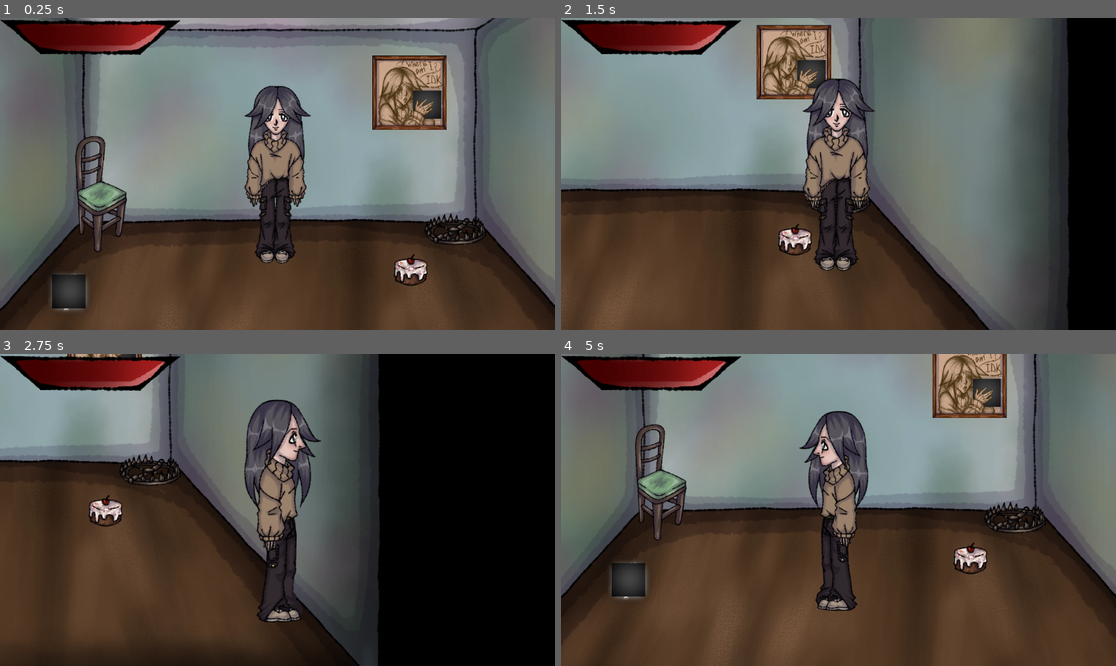
Above: before the commit, frames 1-4 (two rows, left to right).
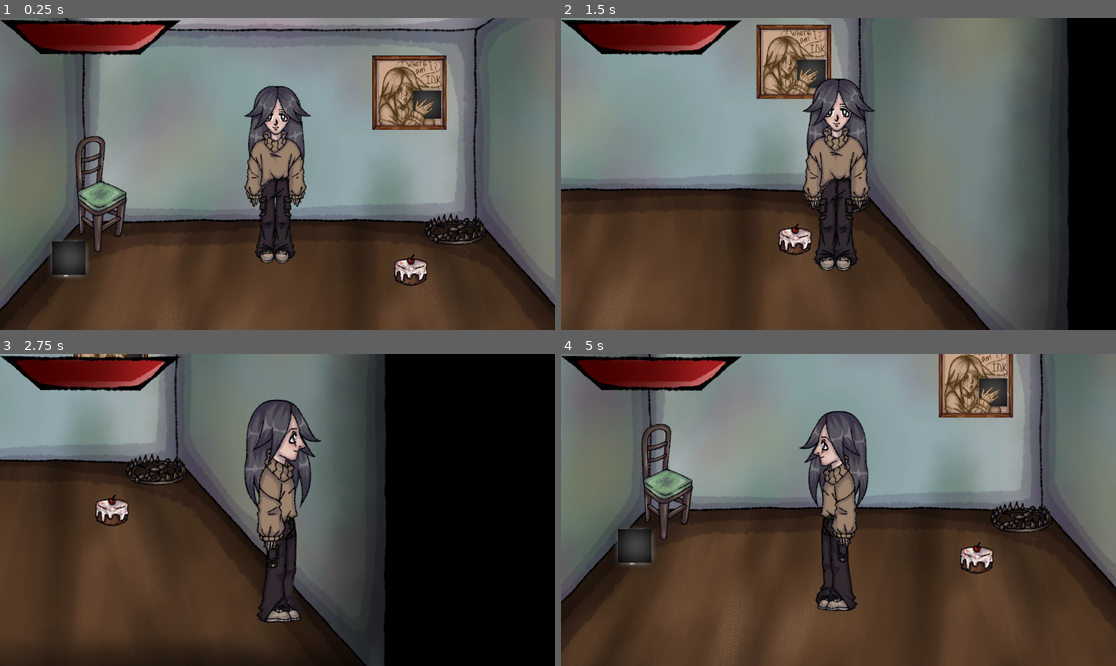
Above: after the commit, the same moments.

Repository: usynin78-web/ayak
Game: Godot game, scene res://loc/roomtest/roomtest.tscn
Two runs of this game, one before a commit and one after it. Both use one fixed random seed, a clock stepped at 60 frames per second and the inputs below. This scene is started directly instead of the project's main scene.
Inputs (mouse positions are in pixels of both pictures, inside the frame that each line leads up to):
- Up to frame 1 (0.25 s): no input
- Up to frame 2 (1.5 s): tap Enter at 0.5 s; move the mouse to (960, 158) at 0.52 s; hold D (ui_right) 0.53-1.28 s; hold Shift (ui_shift) 0.53-1.28 s; click (960, 158) at 0.6 s; move the mouse to (727, 189) at 1.27 s; hold S (ui_down) from 1.28 s (still down); tap Shift (ui_shift) at 1.35 s
- Up to frame 3 (2.75 s): click (166, 525) at 1.55 s; move the mouse to (333, 441) at 2.02 s; release S (ui_down) at 2.03 s; hold D (ui_right) from 2.03 s (still down); hold Shift (ui_shift) from 2.03 s (still down); click (333, 441) at 2.1 s
- Up to frame 4 (5 s): move the mouse to (810, 572) at 2.77 s; release D (ui_right) at 2.78 s; release Shift (ui_shift) at 2.78 s; hold W (ui_up) 2.78-3.53 s; tap E (interact) at 2.85 s; click (810, 572) at 3.05 s; move the mouse to (1005, 556) at 3.52 s; hold Shift (ui_shift) 3.53-4.28 s; hold A (ui_left) from 3.53 s (still down); move the mouse to (672, 463) at 4.27 s; click (672, 463) at 4.35 s

The runs differ from the first frame. In frame 1, 1.0% of the frame differs, in the area x 9-16%, y 71-95%; in frame 2, 0.8%; in frame 3, 3.7%; in frame 4, 8.4%, in the area x 0-100%, y 0-96%.

Commit message:
Add attack cooldown and adjust cube colliders
Add ATTACK_COOLDOWN and can_attack to c3.gd and gate attack input. Implement _attack logic to ignore dead player, gather nodes in group "damageable", check distance (200px), find HealthComponent, call take_damage(25), and await a cooldown timer before allowing another attack. Clean up/normalize spacing and add debug prints.

Adjust scene resources: increase c3 capsule height in c3.tscn. In cube.tscn enlarge collision shapes, reposition collision shapes, and change the cube root from CharacterBody2D to StaticBody2D (making it non-movable). Update roomtest.tscn to reposition the cube instance accordingly.

Diff:
--- a/animch/c3/c3.gd
+++ b/animch/c3/c3.gd
@@ -2,6 +2,9 @@
 
 const SPEED := 350
 const RUN_MULTIPLIER := 2
+
+# Время между ударами.
+const ATTACK_COOLDOWN := 0.2
 
 @onready var sprite_front: Sprite2D = $c3f
 @onready var sprite_back: Sprite2D = $c3b
@@ -18,126 +21,139 @@
 # Если true — движение полностью остановится.
 var is_dead: bool = false
 
+# Можно ли атаковать сейчас.
+var can_attack: bool = true
+
 
 func _ready() -> void:
-    global_position = CheckpointManager.get_spawn_position(global_position)
+ global_position = CheckpointManager.get_spawn_position(global_position)
 
-    hide_all_sprites()
-    sprite_front.visible = true
+ hide_all_sprites()
+ sprite_front.visible = true
 
-    # Подключаем сигнал смерти.
-    # Когда здоровье закончится, вызовется _on_died().
-    health_component.died.connect(_on_died)
+ # Подключаем сигнал смерти.
+ # Когда здоровье закончится, вызовется _on_died().
+ health_component.died.connect(_on_died)
 
 
 func _physics_process(_delta: float) -> void:
-    # Если Кир мёртв — прекращаем обработку движения.
-    if is_dead:
-        velocity = Vector2.ZERO
-        move_and_slide()
-        return
+ # Если Кир мёртв — прекращаем обработку движения.
+ if is_dead:
+  velocity = Vector2.ZERO
+  move_and_slide()
+  return
 
-    var input_vector := Vector2(
-        Input.get_action_strength("ui_right") - Input.get_action_strength("ui_left"),
-        Input.get_action_strength("ui_down") - Input.get_action_strength("ui_up")
-    ).normalized()
+ var input_vector := Vector2(
+  Input.get_action_strength("ui_right") - Input.get_action_strength("ui_left"),
+  Input.get_action_strength("ui_down") - Input.get_action_strength("ui_up")
+ ).normalized()
 
-    direction = input_vector
+ direction = input_vector
 
-    velocity.x = direction.x * SPEED
-    velocity.y = direction.y * SPEED
+ velocity.x = direction.x * SPEED
+ velocity.y = direction.y * SPEED
 
-    if Input.is_action_pressed("ui_shift"):
-        velocity *= RUN_MULTIPLIER
+ if Input.is_action_pressed("ui_shift"):
+  velocity *= RUN_MULTIPLIER
 
-    # Атака по ЛКМ.
-    if Input.is_action_just_pressed("attack"):
-        _attack()
+ # Атака по ЛКМ с кулдауном.
+ if Input.is_action_just_pressed("attack") and can_attack:
+  _attack()
 
-    move_and_slide()
+ move_and_slide()
 
-    if direction != Vector2.ZERO:
-        hide_all_sprites()
+ if direction != Vector2.ZERO:
+  hide_all_sprites()
 
-        if abs(direction.x) > abs(direction.y):
-            if direction.x > 0:
-                sprite_right.visible = true
-            else:
-                sprite_left.visible = true
-        else:
-            if direction.y > 0:
-                sprite_front.visible = true
-            else:
-                sprite_back.visible = true
+  if abs(direction.x) > abs(direction.y):
+   if direction.x > 0:
+    sprite_right.visible = true
+   else:
+    sprite_left.visible = true
+  else:
+   if direction.y > 0:
+    sprite_front.visible = true
+   else:
+    sprite_back.visible = true
 
-    update_perspective()
+ update_perspective()
 
 
 func hide_all_sprites() -> void:
-    sprite_front.visible = false
-    sprite_back.visible = false
-    sprite_left.visible = false
-    sprite_right.visible = false
+ sprite_front.visible = false
+ sprite_back.visible = false
+ sprite_left.visible = false
+ sprite_right.visible = false
 
 
 func update_perspective() -> void:
-    var scale_factor = 0.5 + global_position.y / 1000
-    scale_factor = clamp(scale_factor, 0.5, 1.5)
+ var scale_factor = 0.5 + global_position.y / 1000
+ scale_factor = clamp(scale_factor, 0.5, 1.5)
 
-    sprite_front.scale = base_scale * scale_factor
-    sprite_back.scale = base_scale * scale_factor
-    sprite_left.scale = base_scale * scale_factor
-    sprite_right.scale = base_scale * scale_factor
+ sprite_front.scale = base_scale * scale_factor
+ sprite_back.scale = base_scale * scale_factor
+ sprite_left.scale = base_scale * scale_factor
+ sprite_right.scale = base_scale * scale_factor
 
 
 func _on_died() -> void:
-    # Отмечаем, что Кир умер.
-    is_dead = true
+ # Отмечаем, что Кир умер.
+ is_dead = true
 
-    # Полностью останавливаем движение.
-    velocity = Vector2.ZERO
+ # Полностью останавливаем движение.
+ velocity = Vector2.ZERO
 
-    # Прячем направление движения.
-    direction = Vector2.ZERO
+ # Прячем направление движения.
+ direction = Vector2.ZERO
 
-    print("Кир умер. Движение остановлено.")
+ print("Кир умер. Движение остановлено.")
 
 
 func _attack() -> void:
 
-    print("Функция атаки вызвалась")
+ # Запрещаем новую атаку до окончания кулдауна.
+ can_attack = false
 
-    if is_dead:
-        print("Кир мёртв")
-        return
+ print("Функция атаки вызвалась")
 
-    var targets = get_tree().get_nodes_in_group("damageable")
+ if is_dead:
+  print("Кир мёртв")
+  can_attack = true
+  return
 
-    print("Найдено целей:", targets.size())
+ var targets = get_tree().get_nodes_in_group("damageable")
 
-    for target in targets:
+ print("Найдено целей:", targets.size())
 
-        print("Цель:", target.name)
+ for target in targets:
 
-        var distance = global_position.distance_to(target.global_position)
+  print("Цель:", target.name)
 
-        print("Дистанция:", distance)
+  var distance = global_position.distance_to(target.global_position)
 
-        if distance > 200:
-            print("Слишком далеко")
-            continue
+  print("Дистанция:", distance)
 
-        var hp = target.get_node_or_null("HealthComponent")
+  if distance > 200:
+   print("Слишком далеко")
+   continue
 
-        print("HP найден:", hp)
+  var hp = target.get_node_or_null("HealthComponent")
 
-        if hp == null:
-            continue
+  print("HP найден:", hp)
 
-        if not hp.has_method("take_damage"):
-            print("Нет метода take_damage")
-            continue
+  if hp == null:
+   continue
 
-        hp.take_damage(25)
+  if not hp.has_method("take_damage"):
+   print("Нет метода take_damage")
+   continue
 
-        print("Кир ударил кубик")
+  hp.take_damage(25)
+
+  print("Кир ударил кубик")
+
+ # Ждём окончания кулдауна.
+ await get_tree().create_timer(ATTACK_COOLDOWN).timeout
+
+ # Разрешаем следующую атаку.
+ can_attack = true
--- a/animch/c3/c3.tscn
+++ b/animch/c3/c3.tscn
@@ -10,7 +10,7 @@
 
 [sub_resource type="CapsuleShape2D" id="CapsuleShape2D_7d080"]
 radius = 19.980713
-height = 100.05636
+height = 144.43355
 
 [sub_resource type="AtlasTexture" id="AtlasTexture_m3ot0"]
 atlas = ExtResource("6_unj4r")
--- a/animch/cube/cube.tscn
+++ b/animch/cube/cube.tscn
@@ -104,10 +104,10 @@
 }]
 
 [sub_resource type="RectangleShape2D" id="RectangleShape2D_0qqya"]
-size = Vector2(91, 93)
+size = Vector2(150, 142)
 
 [sub_resource type="RectangleShape2D" id="RectangleShape2D_s4mrs"]
-size = Vector2(70.4375, 65.125)
+size = Vector2(101, 94)
 
 [node name="Node2D" type="Node2D"]
 
@@ -121,16 +121,16 @@
 script = ExtResource("2_3vdu5")
 
 [node name="CollisionShape2D" type="CollisionShape2D" parent="AnimatedSprite2D/Area2D"]
-position = Vector2(-1.5, 86.5)
+position = Vector2(0, 92)
 shape = SubResource("RectangleShape2D_0qqya")
 
 [node name="HealthComponent" type="Node" parent="AnimatedSprite2D/Area2D" groups=["hp"]]
 script = ExtResource("3_66o2i")
 
-[node name="CharacterBody2D" type="CharacterBody2D" parent="."]
+[node name="StaticBody2D" type="StaticBody2D" parent="."]
 
-[node name="CollisionShape2D" type="CollisionShape2D" parent="CharacterBody2D"]
-position = Vector2(-1.78125, 79.5625)
+[node name="CollisionShape2D" type="CollisionShape2D" parent="StaticBody2D"]
+position = Vector2(-0.5, 88)
 shape = SubResource("RectangleShape2D_s4mrs")
 
 [connection signal="health_changed" from="AnimatedSprite2D/Area2D/HealthComponent" to="AnimatedSprite2D/Area2D/HealthComponent" method="_on_health_changed"]
--- a/loc/roomtest/roomtest.tscn
+++ b/loc/roomtest/roomtest.tscn
@@ -45,7 +45,7 @@
 position = Vector2(459, 642)
 
 [node name="cube" parent="." instance=ExtResource("5_lxy7o")]
-position = Vector2(364, 847)
+position = Vector2(364, 748)
 
 [node name="c3" parent="." instance=ExtResource("2_rqio7")]
 position = Vector2(982.00006, 584.00006)
